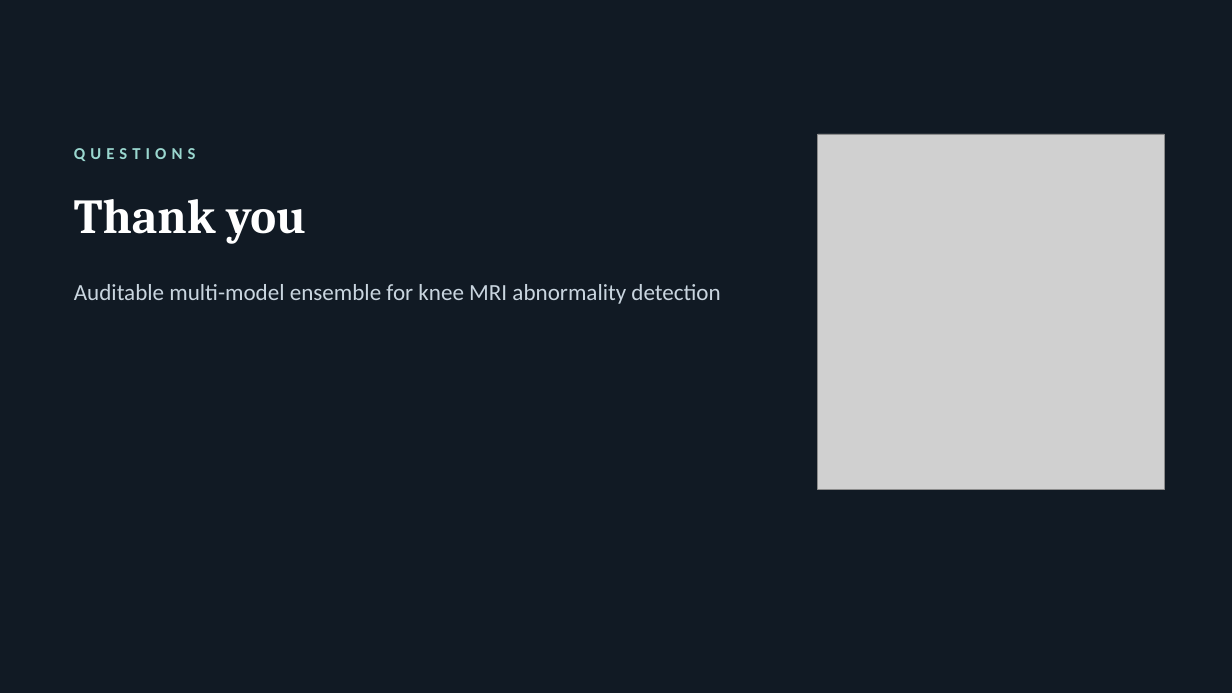
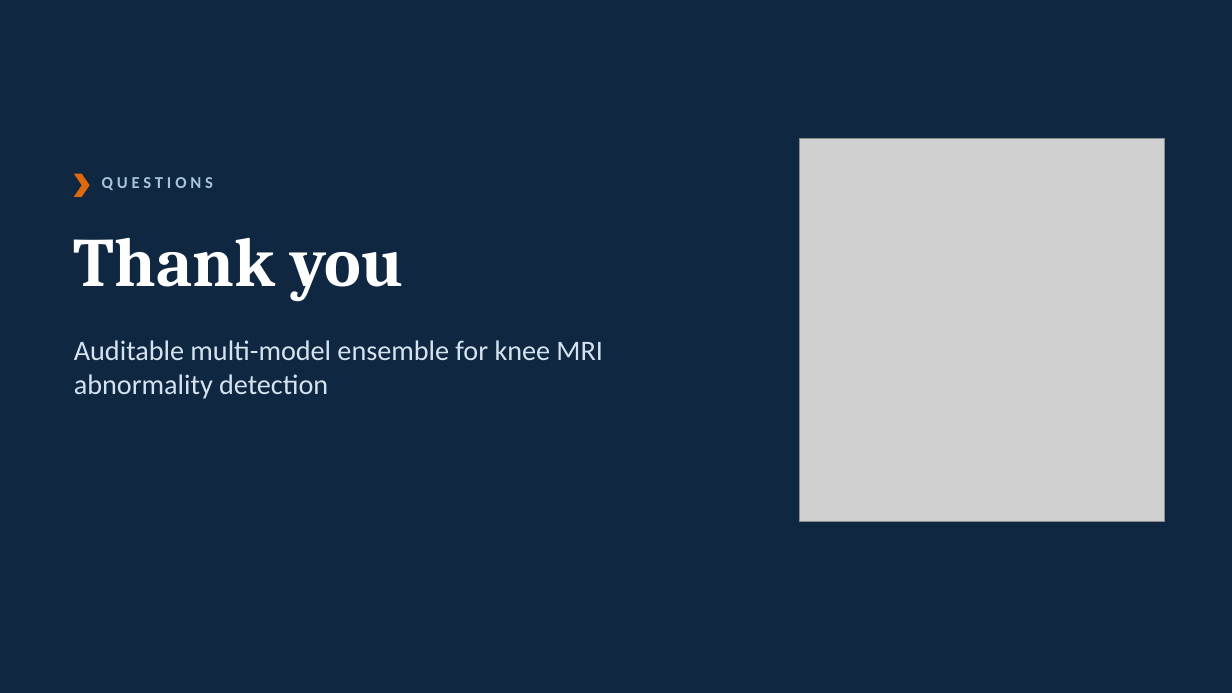
Before and after one commit to abhijitkar10/Sarth, a slide deck: slide 21 of RSNA_Knee_MRI_MidSem_Deck.pptx (slide 25 before the commit). Drawn at 1232x693 pixels with LibreOffice and Linux fonts; fonts in the diff are those of the drawing; grey boxes stand for pictures. Boxes give left, top, right and bottom in pixels: in the first picture for what was removed or moved away, otherwise in the second. Text is boxed around its words. In the diff, an @@ line names an element or a change of style, - is before the commit and + after.

```diff
--- a/RSNA_Knee_MRI_MidSem_Deck.pptx
+++ b/RSNA_Knee_MRI_MidSem_Deck.pptx
@@ background #111A24 to #0F2740 @@
@@ picture resized from (x1=818, y1=134, x2=1165, y2=490) to (x1=799, y1=139, x2=1165, y2=521) @@
@@ chevron added at (x1=74, y1=174, x2=90, y2=197), fill #E0690C @@
@@ text "QUESTIONS" moved from (x1=74, y1=148, x2=196, y2=161) to (x1=102, y1=177, x2=213, y2=190) @@
@@ text "QUESTIONS" at (x1=102, y1=177, x2=213, y2=190): text colour #9AD7CF to #A9C4DD, letter spacing 4 to 3 pt; less space between paragraphs @@
@@ title "Thank you" moved from (x1=74, y1=199, x2=306, y2=243) to (x1=74, y1=237, x2=403, y2=301) @@
@@ title "Thank you" at (x1=74, y1=237, x2=403, y2=301): size 38 to 54 pt @@
@@ text "Auditable multi-model ensemble for knee ..." moved from (x1=74, y1=284, x2=720, y2=304) to (x1=74, y1=340, x2=602, y2=399) @@
@@ text "Auditable multi-model ensemble for knee ..." at (x1=74, y1=340, x2=602, y2=399): size 18 to 22 pt, text colour #C9D5DF to #D5E3F0; more space between paragraphs @@
```
Also in this commit, not shown: 11 other slides changed, 12 slides added, 13 slides removed, 5 other files.
